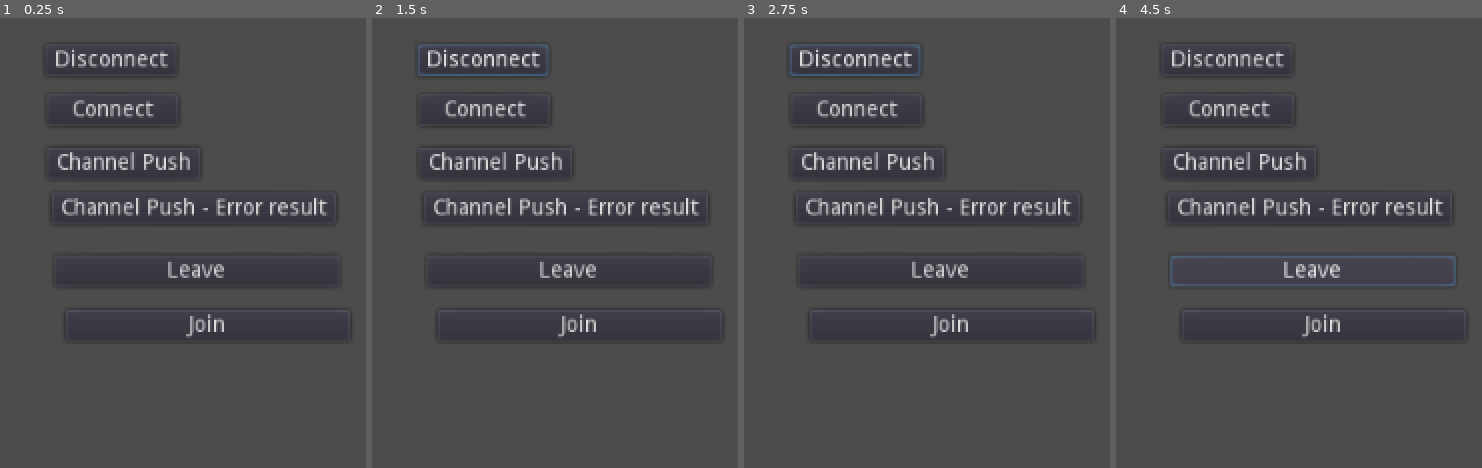
Above: before the commit, frames 1-4 (left to right).
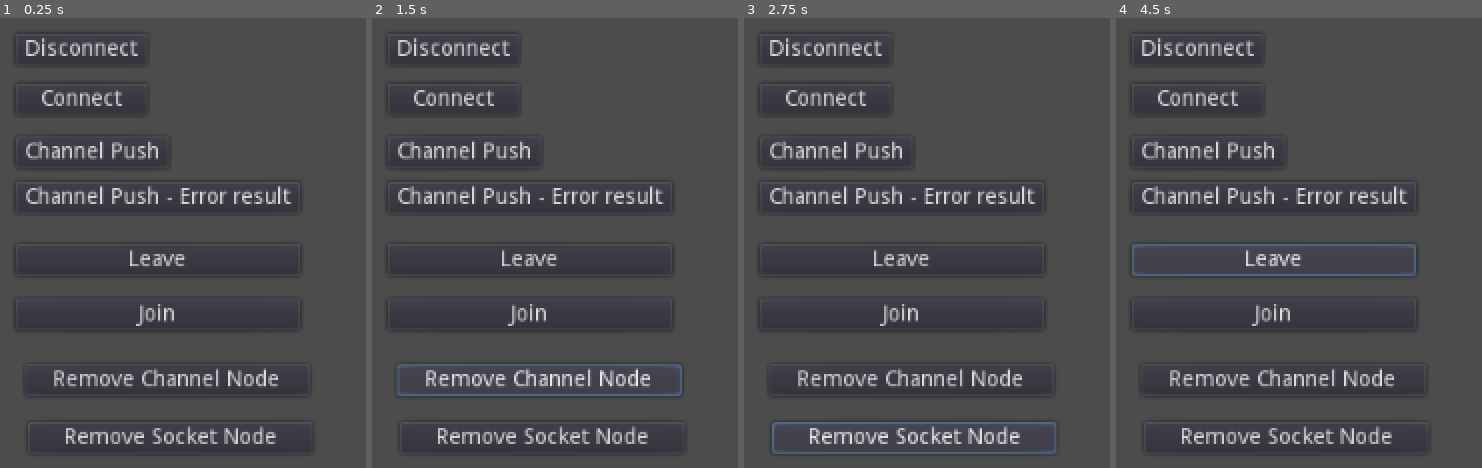
Above: after the commit, the same moments.

Repository: alfredbaudisch/GodotPhoenixChannels
Game: Godot game, scene res://Demo/Node.tscn
The game is run twice, just before and just after one commit, with the same random seed, the same clock (stepped at 60 frames per second) and the same inputs.
Inputs (mouse positions are in pixels of both pictures, inside the frame that each line leads up to):
- Up to frame 1 (0.25 s): no input
- Up to frame 2 (1.5 s): click "Disconnect" at 0.5 s; click (540, 378) at 1.25 s, where only the run after the commit has a clickable "Remove Channel Node"
- Up to frame 3 (2.75 s): click (916, 436) at 2 s, where only the run after the commit has a clickable "Remove Socket Node"
- Up to frame 4 (4.5 s): click "Channel Push" at 2.75 s; click "Channel Push - Error result" at 3.5 s; click "Leave" at 4.25 s

The runs differ from the first frame. In frame 1, 9.7% of the frame differs, in the area x 6-90%, y 4-97%; in frame 2, 10%; in frame 3, 10%; in frame 4, 11%, in the area x 4-93%, y 4-97%.
Error after the commit: Attempt to call function 'push' in base 'previously freed instance' on a null instance. (res://Demo/Playground.gd:61)

Commit message:
Channels now "leave" and sockets "close" when exiting the SceneTree, resolves #14

Diff:
--- a/Demo/Node.tscn
+++ b/Demo/Node.tscn
@@ -6,50 +6,59 @@
 script = ExtResource( 1 )
 
 [node name="Control" type="Control" parent="."]
-margin_left = 47.0
-margin_top = 30.0
-margin_right = 87.0
-margin_bottom = 70.0
+margin_left = 28.0
+margin_top = 23.0
+margin_right = 68.0
+margin_bottom = 63.0
 
 [node name="Button" type="Button" parent="Control"]
-margin_right = 12.0
+margin_right = 84.0
 margin_bottom = 20.0
 text = "Disconnect"
 
 [node name="Button2" type="Button" parent="Control"]
-margin_left = 1.0
 margin_top = 32.0
-margin_right = 85.0
+margin_right = 84.0
 margin_bottom = 52.0
 text = "Connect"
 
 [node name="Button3" type="Button" parent="Control"]
-margin_left = 1.0
 margin_top = 66.0
-margin_right = 99.0
+margin_right = 98.0
 margin_bottom = 86.0
 text = "Channel Push"
 
 [node name="Button4" type="Button" parent="Control"]
-margin_left = 4.0
 margin_top = 95.0
-margin_right = 102.0
+margin_right = 182.0
 margin_bottom = 115.0
 text = "Channel Push - Error result"
 
 [node name="Button5" type="Button" parent="Control"]
-margin_left = 6.0
 margin_top = 135.0
-margin_right = 188.0
+margin_right = 182.0
 margin_bottom = 155.0
 text = "Leave"
 
 [node name="Button6" type="Button" parent="Control"]
-margin_left = 13.0
 margin_top = 170.0
-margin_right = 195.0
+margin_right = 182.0
 margin_bottom = 190.0
 text = "Join"
+
+[node name="Button7" type="Button" parent="Control"]
+margin_left = 6.0
+margin_top = 212.0
+margin_right = 188.0
+margin_bottom = 232.0
+text = "Remove Channel Node"
+
+[node name="Button8" type="Button" parent="Control"]
+margin_left = 8.0
+margin_top = 249.0
+margin_right = 190.0
+margin_bottom = 269.0
+text = "Remove Socket Node"
 
 [connection signal="pressed" from="Control/Button" to="." method="_on_Button_pressed"]
 [connection signal="pressed" from="Control/Button2" to="." method="_on_Button2_pressed"]
@@ -57,3 +66,5 @@
 [connection signal="pressed" from="Control/Button4" to="." method="_on_Button4_pressed"]
 [connection signal="pressed" from="Control/Button5" to="." method="_on_Button5_pressed"]
 [connection signal="pressed" from="Control/Button6" to="." method="_on_Button6_pressed"]
+[connection signal="pressed" from="Control/Button7" to="." method="_on_Button7_pressed"]
+[connection signal="pressed" from="Control/Button8" to="." method="_on_Button8_pressed"]
--- a/Demo/Playground.gd
+++ b/Demo/Playground.gd
@@ -63,10 +63,17 @@
 func _on_Button4_pressed():
 	channel.push("hit", {error = true})
 
-
 func _on_Button5_pressed():
 	channel.leave()
 
 
 func _on_Button6_pressed():
 	channel.join()
+
+
+func _on_Button7_pressed():
+	channel.queue_free()
+
+
+func _on_Button8_pressed():
+	phoenix.queue_free()
--- a/Phoenix/Scripts/Channel.gd
+++ b/Phoenix/Scripts/Channel.gd
@@ -51,6 +51,16 @@
 	_rejoin_timer.connect("timeout", self, "_on_Timer_timeout")
 	add_child(_rejoin_timer)
 
+func _exit_tree():
+	leave()
+
+	"""
+	Leaving the channel with leave() leads to the chain of events that eventually call on_close,
+	but then in this specific case of exiting the tree, the event is not called,
+	so force call it from here.
+	"""
+	emit_signal("on_close", {message = "exit tree"})
+
 #
 # Interface
 #
--- a/Phoenix/Scripts/Socket.gd
+++ b/Phoenix/Scripts/Socket.gd
@@ -108,6 +108,20 @@
 
 	_socket.poll()
 
+func _enter_tree():
+	get_tree().connect("node_removed", self, "_on_node_removed")
+
+func _exit_tree():
+	var payload = {message = "exit tree"}
+	_close(true, payload)
+
+	"""
+	Closing the socket with _socket() leads to the chain of events that eventually call on_close,
+	but then in this specific case of exiting the tree, the event is not called, because
+	the tree is freed, so force call it from here.
+	"""
+	emit_signal("on_close", payload)
+
 #
 # Public
 #
@@ -204,6 +218,11 @@
 			push(compose_message(EVENT_HEARTBEAT, {}, TOPIC_PHOENIX, _pending_heartbeat_ref))
 			_last_heartbeat_at = time
 
+func _find_and_remove_channel(channel : PhoenixChannel):
+	var pos = _channels.find(channel)
+	if pos != -1:
+		_channels.remove(pos)
+
 #
 # Listeners
 #
@@ -263,3 +282,8 @@
 			for channel in _channels:
 				if channel.is_member(message.get_topic(), message.get_join_ref()):
 					channel.trigger(message)
+
+func _on_node_removed(node : Node):
+	var channel = node as PhoenixChannel
+	if channel:
+		_find_and_remove_channel(channel)
